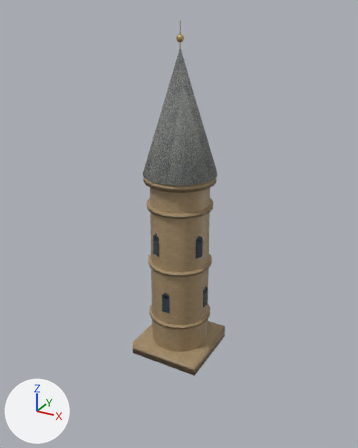
One commit to the glTF model game/voxario/Eryndor/Assets/Models/valoria/city/tower_round.glb: the scene before it, then after it.
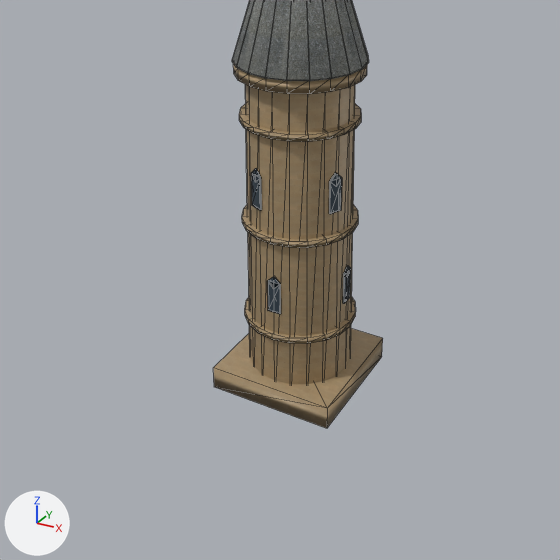
Each version appears first whole from a 50 mm camera at (24.9, -45.5, 39.5) aimed at (-0.4, 0.5, 16.5), and next in a close-up on the part from 4% to 90% of the width and 32% to 100% of the height. The axes (+X, +Y, +Z) are drawn at lower left. The lights are the same throughout. The first two pictures are the older version. The close-ups show mesh edges as thin lines. Vertices at exactly the same position are counted once.

Script lines for the objects in view, before the commit:
```python
me_tower_round = bpy.data.meshes.new('tower_round')
me_tower_round.from_pydata(...)  # 489 vertices, 848 faces; spans x -4.3..4.3, y -4.3..4.3, z 0.0..38.2
# faces by material slot: [412, 60, 144, 48, 184]
me_tower_round.materials.append(mat_limestone)
me_tower_round.materials.append(mat_lead_roof)
me_tower_round.materials.append(mat_dark_glass)
me_tower_round.materials.append(mat_window_glow)
me_tower_round.materials.append(mat_aged_gold)
# before: 0 (4.3, 4.3, 0.0) at pixel (381, 356), 3 (4.3, -4.3, 0.0) at pixel (326, 428), 4 (-4.3, -4.3, 0.0) at pixel (214, 387), 7 (-4.3, 4.3, 0.0)
ob_tower_round = bpy.data.objects.new('tower_round', me_tower_round)
ob_tower_round.location = (0.0, 0.0, 0.0)
```
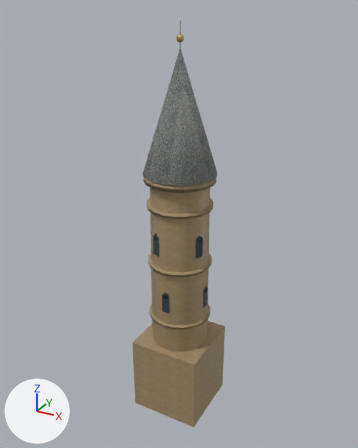
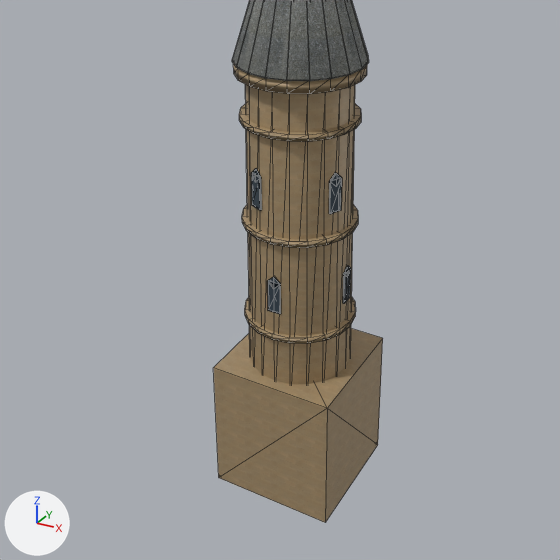
Where the change shows, as pixel boxes (x1, y1, x2, y2) in the close-ups (560 x 560 px; the box of a moved part takes in the faces that stretch with it):
'tower_round', reshaped: before (214, 0, 383, 428); after (214, 0, 383, 523)
part 1 of me_tower_round, moved or reshaped: before (214, 338, 383, 428); after (214, 338, 383, 523)

The change, as a diff of the scene's bpy script:
```diff
--- a/game/voxario/Eryndor/Assets/Models/valoria/city/tower_round.glb.py
+++ b/game/voxario/Eryndor/Assets/Models/valoria/city/tower_round.glb.py
@@ me_tower_round @@
 # used by ob_tower_round; location = (0.0, 0.0, 0.0)
-me_tower_round.from_pydata(...)  # 489 vertices, 848 faces; spans x -4.3..4.3, y -4.3..4.3, z 0.0..38.2
+me_tower_round.from_pydata(...)  # 489 vertices, 848 faces; spans x -4.3..4.3, y -4.3..4.3, z -8.0..38.2
+# me_tower_round part 1
+for i in [0, 3, 4, 7]: me_tower_round.vertices[i].co += Vector((0.0, 0.0, -8.0))
 me_tower_round.materials.append(mat_limestone)
```
